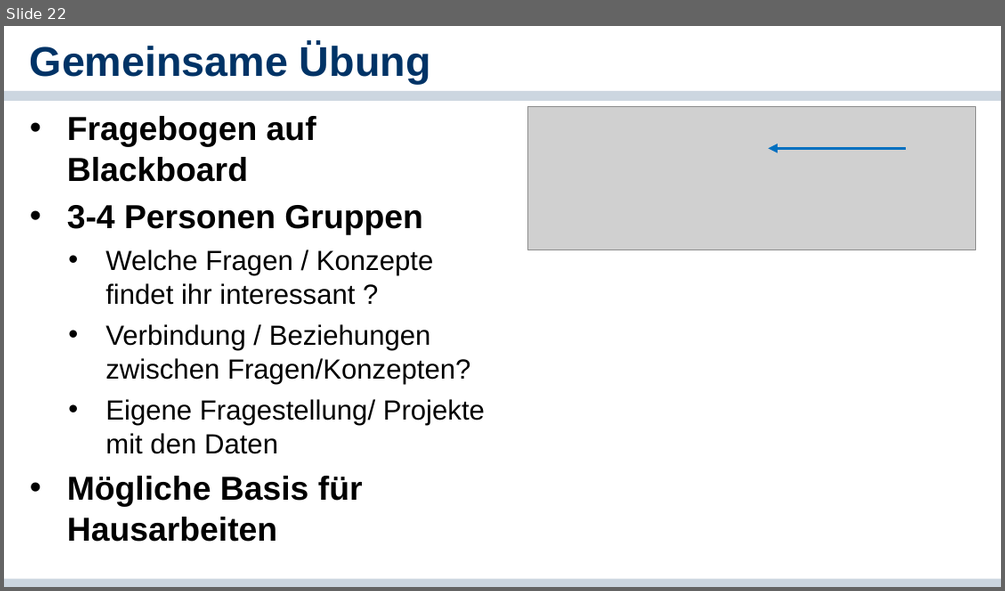
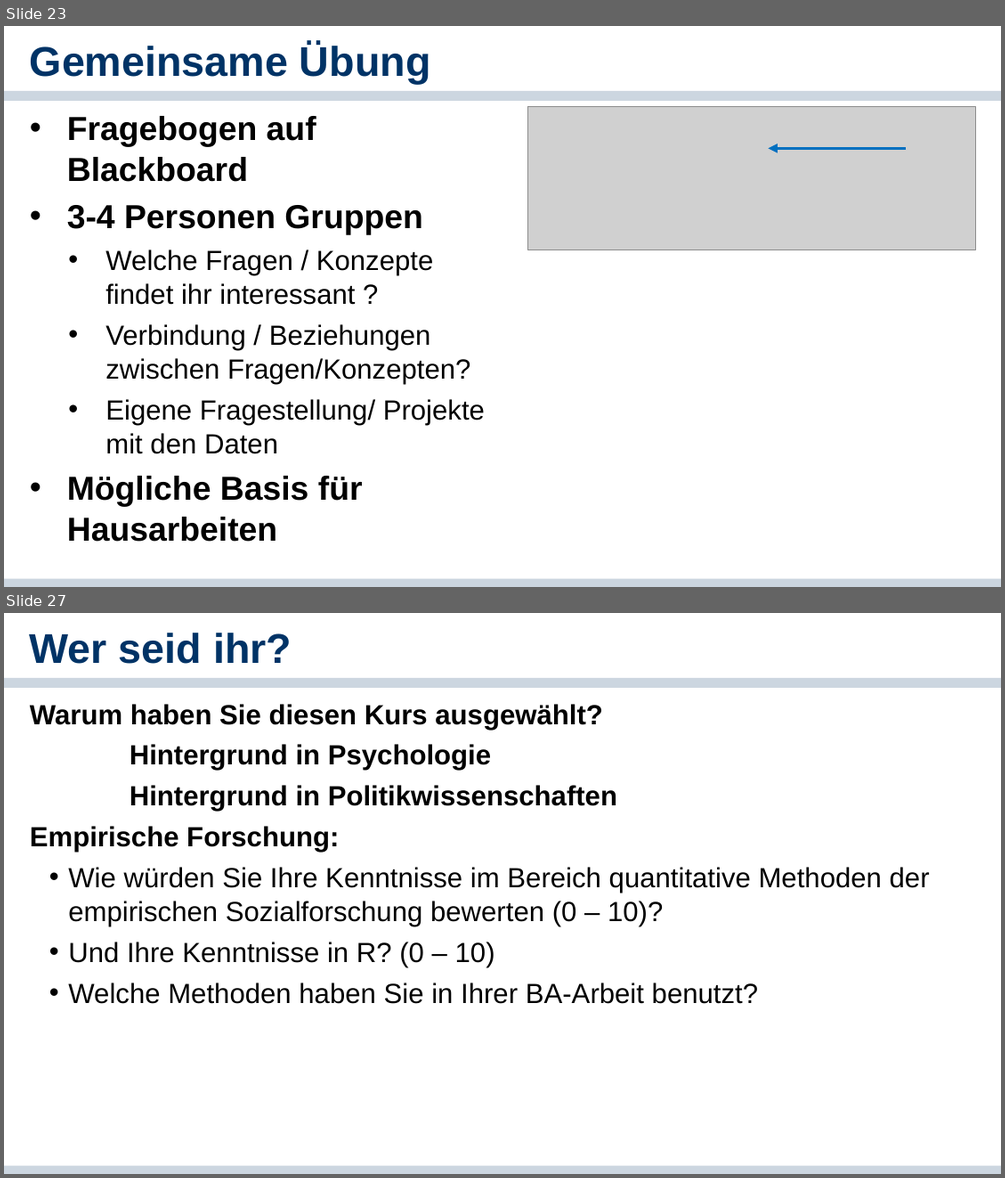
Before and after one commit to cgnguyen/class_political_psychology, a slide deck: 2_Slides_Literature/2_Basics of Political Psychology/2-Methoden und Theorien der politischen Psychologie.pptx. Shown one above the other, each under a label of ours: slide 22 before the commit, slides 23 and 27 after it; the slides between them are not shown. The pictures are 1005x591 and 1005x1178 pixels, drawn with LibreOffice and Linux fonts; fonts in the diff are those of the drawing; grey boxes stand for pictures; background and template pictures are left out. Boxes give left, top, right and bottom in pixels: in the first picture for what was removed or moved away, otherwise in the second. Text is boxed around its words. In the diff, an @@ line names an element or a change of style, - is before the commit and + after.

```diff
--- a/2_Slides_Literature/2_Basics of Political Psychology/2-Methoden und Theorien der politischen Psychologie.pptx
+++ b/2_Slides_Literature/2_Basics of Political Psychology/2-Methoden und Theorien der politischen Psychologie.pptx
@@ slide 27 added at box(4, 613, 1001, 1174), background #FFFFFF; not listed: 2 template elements that a slide beside it also shows @@
@@ title added at box(30, 633, 291, 664), 30 pt, text #003366, bold @@
+Wer seid ihr?
@@ text added at box(30, 704, 930, 1004), 20 pt, text #000000 @@
+Warum haben Sie diesen Kurs ausgewählt?
+Hintergrund in Psychologie
+Hintergrund in Politikwissenschaften
+Empirische Forschung:
+  • Wie würden Sie Ihre Kenntnisse im Bereich quantitative Methoden der empirischen Sozialforschung bewerten (0 – 10)?
+  • Und Ihre Kenntnisse in R? (0 – 10)
+  • Welche Methoden haben Sie in Ihrer BA-Arbeit benutzt?
@@ what was slide 22 is now slide 23 @@
```
Also in this commit, not shown: 4 slides changed, 3 other slides added, 2 other files.
